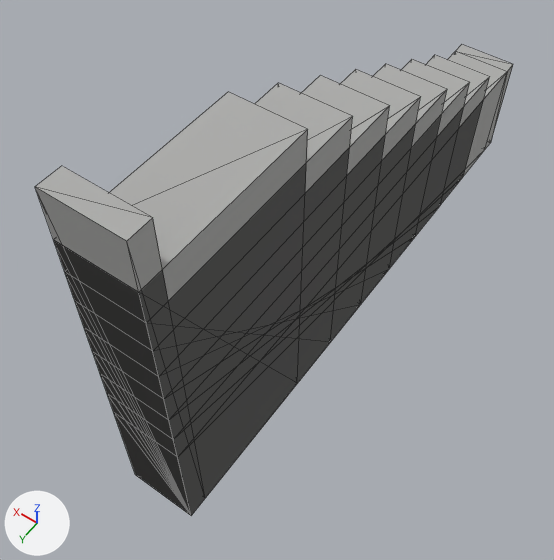
The glTF model content/props/grandstand/end_cap.glb, before and after one commit.
Both versions are drawn from a camera (50 mm lens) standing at (-3.67, 11.27, 10.04) and looking at (0.1, 5.99, 1.75). The lights are fixed; the arrows at lower left show +X, +Y and +Z. The first picture is the older version. Mesh edges are drawn as thin lines.

The first picture shows 'end_cap'.
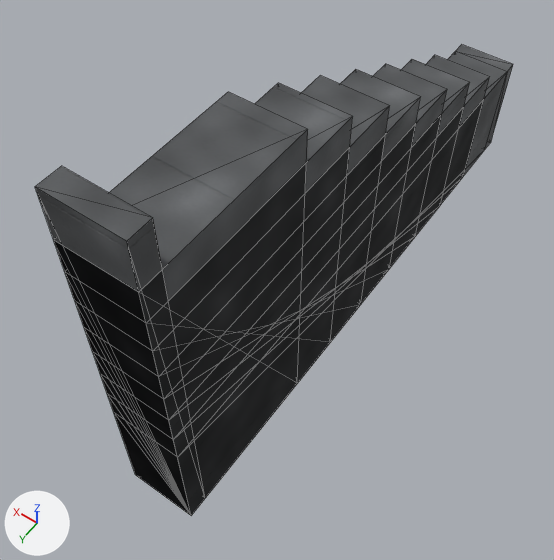
Changed parts and their boxes (x1, y1, x2, y2) in the pictures (554 x 560 px):
```json
{"object": "end_cap", "change": "surface changed", "before": [35, 44, 513, 515], "after": [35, 44, 513, 515], "on screen": "darker"}
```

Edits to the scene script, one JSON object a line:
```json
{"op": "add", "block": "img_grandstand_concrete_dark_col", "code": ["img_grandstand_concrete_dark_col = load_image('grandstand_concrete_dark_col', '_unpacked/grandstand_concrete_dark_col', 512, 512, 'sRGB')"]}
{"op": "add", "block": "img_grandstand_concrete_dark_nrm", "code": ["img_grandstand_concrete_dark_nrm = load_image('grandstand_concrete_dark_nrm', '_unpacked/grandstand_concrete_dark_nrm', 512, 512, 'Non-Color')"]}
{"op": "add", "block": "img_grandstand_concrete_dark_rough", "code": ["img_grandstand_concrete_dark_rough = load_image('grandstand_concrete_dark_rough', '_unpacked/grandstand_concrete_dark_rough', 512, 512, 'Non-Color')"]}
{"block": "mat_grandstand_concrete_dark", "change": "nodes: BsdfPrincipled, OutputMaterial"}
{"block": "mat_grandstand_concrete_dark", "change": "colours: grey #adadac"}
{"block": "mat_grandstand_concrete_dark", "change": "nodes: BsdfPrincipled, Mapping x3, Math, NormalMap, OutputMaterial, SeparateColor, TexImage x3, UVMap x3"}
{"block": "mat_grandstand_concrete_dark", "change": "uses the picture img_grandstand_concrete_dark_col"}
{"block": "mat_grandstand_concrete_dark", "change": "uses the picture img_grandstand_concrete_dark_nrm"}
{"block": "mat_grandstand_concrete_dark", "change": "uses the picture img_grandstand_concrete_dark_rough"}
```
